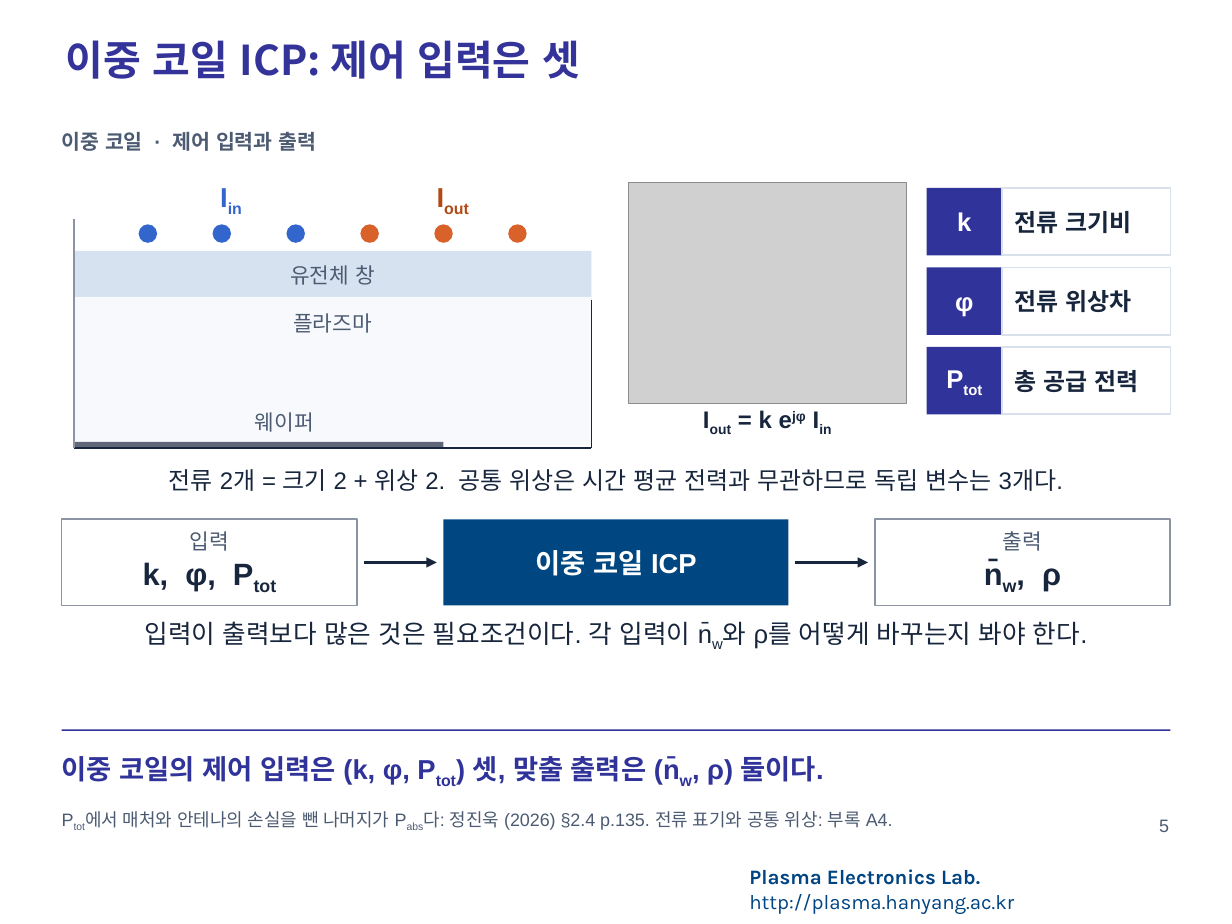
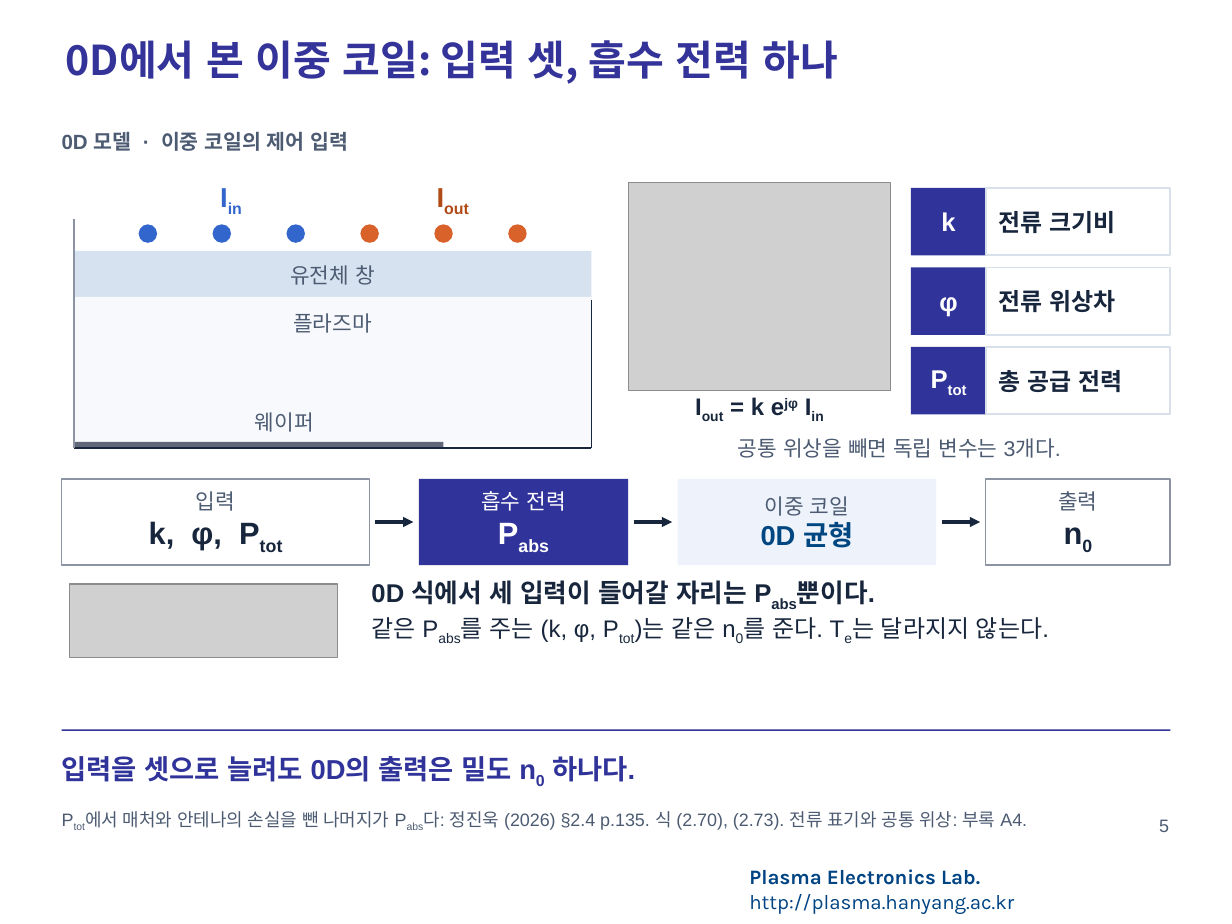
Before and after one commit to garlicjam-pyo/plasma, a slide deck: slide 5 of presentations/1차발표_README반영판.pptx. Drawn at 1232x924 pixels with LibreOffice and Linux fonts; fonts in the diff are those of the drawing; grey boxes stand for pictures; background and template pictures are left out. Boxes give left, top, right and bottom in pixels: in the first picture for what was removed or moved away, otherwise in the second. Text is boxed around its words. In the diff, an @@ line names an element or a change of style, - is before the commit and + after.

```diff
--- a/presentations/1차발표_README반영판.pptx
+++ b/presentations/1차발표_README반영판.pptx
@@ title at box(66, 40, 838, 84): text changed @@
-이중 코일 ICP: 제어 입력은 셋
+0D에서 본 이중 코일: 입력 셋, 흡수 전력 하나
@@ text at box(62, 132, 348, 151): text changed @@
-이중 코일 · 제어 입력과 출력
+0D 모델 · 이중 코일의 제어 입력
@@ picture: place and size @@
-picture at box(628, 182, 907, 403)
+picture at box(628, 182, 891, 391)
@@ rectangle "전류 크기비": place and size @@
-rectangle "전류 크기비" at box(1002, 188, 1170, 256)
+rectangle "전류 크기비" at box(987, 188, 1170, 256)
@@ rectangle "전류 위상차": place and size @@
-rectangle "전류 위상차" at box(1002, 267, 1170, 335)
+rectangle "전류 위상차" at box(987, 267, 1170, 335)
@@ 3 rectangles: place and size @@
-3 rectangles at box(926, 188, 1002, 415)
+3 rectangles at box(910, 188, 986, 415)
@@ rectangle "총 공급 전력": place and size @@
-rectangle "총 공급 전력" at box(1002, 347, 1170, 415)
+rectangle "총 공급 전력" at box(987, 347, 1170, 415)
@@ text "Iout = k ejφ Iin": place and size @@
-text "Iout = k ejφ Iin" at box(759, 410, 772, 428)
+text "Iout = k ejφ Iin" at box(751, 397, 764, 415)
@@ text at box(738, 438, 1061, 458): text changed; size 14 to 12.5 pt; text colour #17263C to #4C5B72 @@
-전류 2개 = 크기 2 + 위상 2. 공통 위상은 시간 평균 전력과 무관하므로 독립 변수는 3개다.
+공통 위상을 빼면 독립 변수는 3개다.
@@ rectangle "입력": place and size @@
-rectangle "입력" at box(62, 520, 357, 606)
+rectangle "입력" at box(62, 479, 370, 565)
@@ rectangle added at box(419, 479, 628, 565), fill #303399, 12.5 pt, text #FFFFFF @@
+흡수 전력
+Pabs
@@ rectangle "이중 코일": place and size @@
-rectangle "이중 코일" at box(444, 520, 788, 606)
+rectangle "이중 코일" at box(678, 479, 936, 565)
@@ rectangle "이중 코일" at box(678, 479, 936, 565): fill #004680 to #EEF3FB @@
@@ rectangle "출력": place and size @@
-rectangle "출력" at box(875, 520, 1170, 606)
+rectangle "출력" at box(986, 479, 1170, 565)
@@ text in rectangle at box(761, 496, 853, 548): text changed; size 16 to 12.5 pt; text colour #FFFFFF to #4C5B72; bold off @@
-이중 코일 ICP
+이중 코일
+0D 균형
@@ arrow moved from (795, 563) - (869, 563) to (375, 522) - (414, 522) @@
@@ arrow added from (633, 522) to (673, 522), #17263C 2 pt @@
@@ arrow added from (941, 522) to (981, 522), #17263C 2 pt @@
@@ arrow removed from (363, 563) to (437, 563) @@
@@ text in rectangle at box(984, 560, 1061, 592): text changed @@
-n̄w, ρ
+n0
@@ picture added at box(70, 584, 339, 658) @@
@@ text added at box(371, 580, 1049, 642), 14 pt, text #17263C @@
+0D 식에서 세 입력이 들어갈 자리는 Pabs뿐이다.
+같은 Pabs를 주는 (k, φ, Ptot)는 같은 n0를 준다. Te는 달라지지 않는다.
@@ text removed at box(145, 621, 1088, 649) @@
-입력이 출력보다 많은 것은 필요조건이다. 각 입력이 n̄w와 ρ를 어떻게 바꾸는지 봐야 한다.
@@ text at box(62, 756, 635, 782): text changed @@
-이중 코일의 제어 입력은 (k, φ, Ptot) 셋, 맞출 출력은 (n̄w, ρ) 둘이다.
+입력을 셋으로 늘려도 0D의 출력은 밀도 n0 하나다.
@@ text at box(123, 811, 1027, 830): text changed @@
-Ptot에서 매처와 안테나의 손실을 뺀 나머지가 Pabs다: 정진욱 (2026) §2.4 p.135. 전류 표기와 공통 위상: 부록 A4.
+Ptot에서 매처와 안테나의 손실을 뺀 나머지가 Pabs다: 정진욱 (2026) §2.4 p.135. 식 (2.70), (2.73). 전류 표기와 공통 위상: 부록 A4.
```
Also in this commit, not shown: 4 other slides changed, 5 other files.
